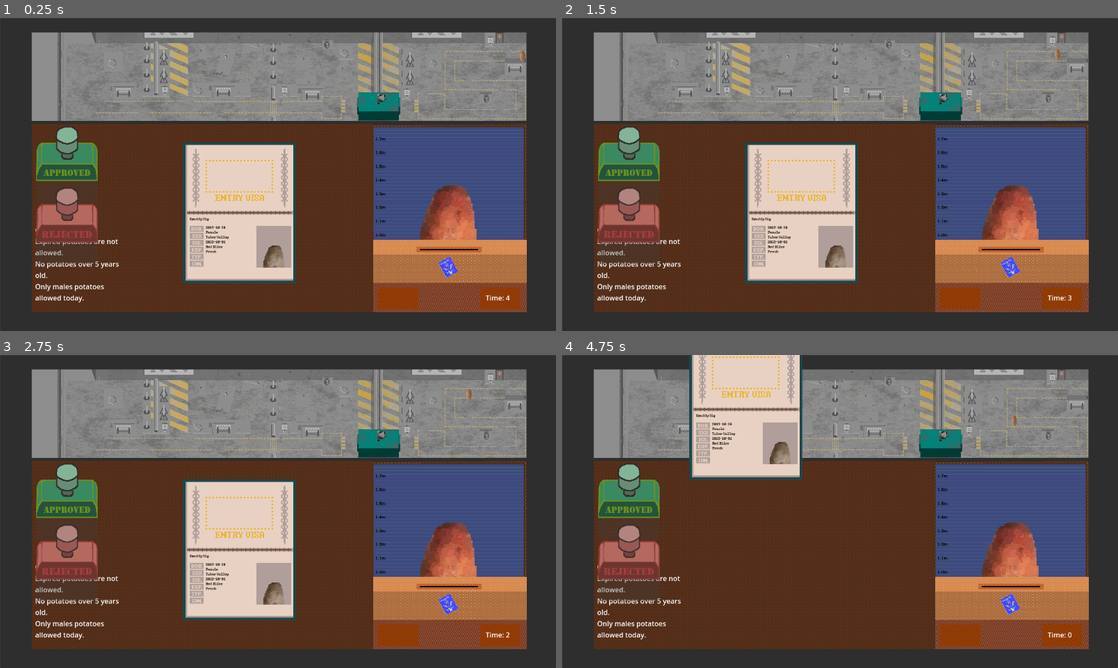
Above: before the commit, frames 1-4 (two rows, left to right).
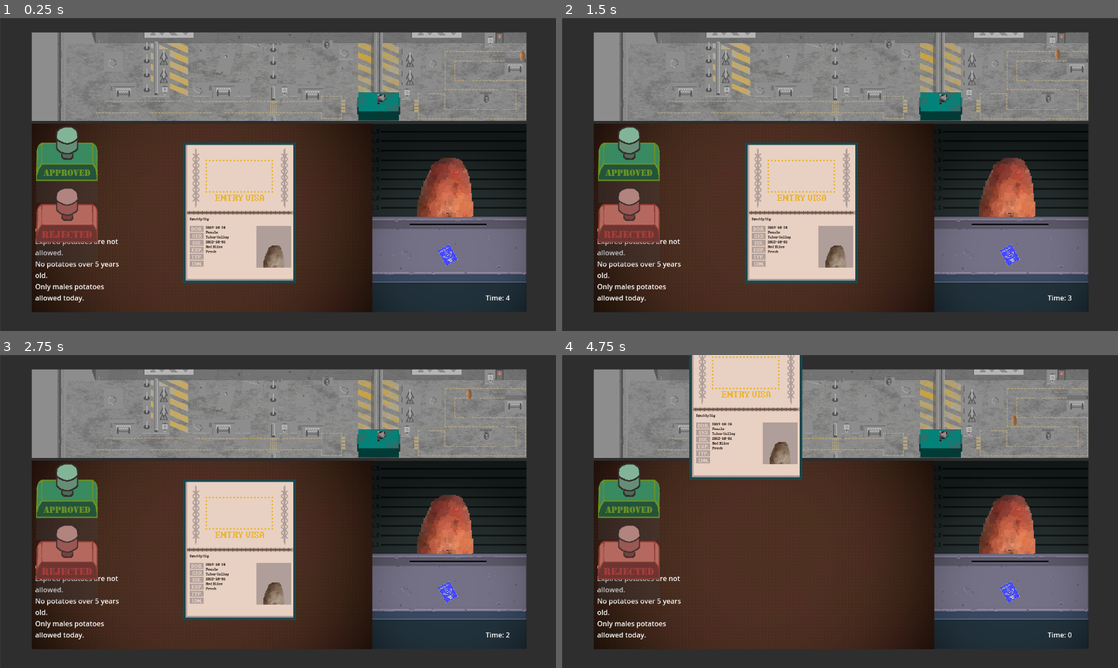
Above: after the commit, the same moments.

Repository: Lost-Rabbit-Digital/SpudCustoms
Game: Godot game, scene res://mainGame.tscn
Two runs of this game, one before a commit and one after it. Both use one fixed random seed, a clock stepped at 60 frames per second and the inputs below.
Inputs (mouse positions are in pixels of both pictures, inside the frame that each line leads up to):
- Up to frame 1 (0.25 s): no input
- Up to frame 2 (1.5 s): move the mouse to (962, 158) at 0.52 s; click (962, 158) at 0.67 s; tap Enter at 1.25 s; drag from (728, 190) to (812, 237) at 1.27 s
- Up to frame 3 (2.75 s): tap Space at 2 s; move the mouse to (333, 442) at 2.02 s; click (333, 442) at 2.17 s
- Up to frame 4 (4.75 s): tap Enter at 2.75, 4.25 s; drag from (812, 574) to (673, 464) at 2.77 s; tap Space at 3.5 s; move the mouse to (1006, 558) at 3.52 s; click (1006, 558) at 3.67 s; drag from (673, 464) to (756, 433) at 4.27 s

The runs differ from the first frame. In frame 1, 23% of the frame differs, in the area x 5-95%, y 33-94%; in frame 2, 23%; in frame 3, 23%; in frame 4, 23%.

Commit message:
Updated graphics

Diff:
--- a/mainGame.tscn
+++ b/mainGame.tscn
@@ -10,7 +10,6 @@
 [ext_resource type="Texture2D" uid="uid://c1pt8aw6106rk" path="res://interaction_table_background.png" id="7_nqnif"]
 [ext_resource type="Texture2D" uid="uid://kjlwp8d6npbd" path="res://Potato_line.png" id="8_s0lh3"]
 [ext_resource type="Script" path="res://QueueManager.gd" id="10_a4p7n"]
-[ext_resource type="Texture2D" uid="uid://duhfkle4277e4" path="res://potato_customs_table.png" id="12_aq75m"]
 [ext_resource type="Texture2D" uid="uid://fiti6rc52g72" path="res://documents/passport-old.png" id="12_q7tid"]
 [ext_resource type="Texture2D" uid="uid://0tllw6qq8ffe" path="res://closed_passport.png" id="13_fl0ko"]
 [ext_resource type="FontFile" uid="uid://ci3ly3akg71he" path="res://windows_command_prompt.ttf" id="13_wxn24"]
@@ -81,14 +80,9 @@
 autowrap_mode = 3
 
 [node name="Sprite2D (PotatoMugshot)" type="Sprite2D" parent="."]
-position = Vector2(1031.5, 415)
+position = Vector2(1025, 352)
 scale = Vector2(1.64844, 1.64844)
 texture = ExtResource("7_0jh12")
-
-[node name="PotatoInteractionTable" type="Sprite2D" parent="."]
-position = Vector2(1036, 593)
-scale = Vector2(1.12648, 0.847697)
-texture = ExtResource("12_aq75m")
 
 [node name="Label (ScoreLabel)" type="Label" parent="."]
 offset_left = 883.0
@@ -162,7 +156,7 @@
 texture = ExtResource("16_qj41b")
 
 [node name="Sprite2D (Closed Passport Icon)" type="Sprite2D" parent="."]
-position = Vector2(1032, 573)
+position = Vector2(1031, 545)
 rotation = -0.516439
 scale = Vector2(0.31877, 0.31877)
 texture = ExtResource("13_fl0ko")
Binary file changed: interaction_table_background.png
Not shown: 1 places in mainGame.tscn that only renumber resources
Binary file changed: suspect_panel.png
